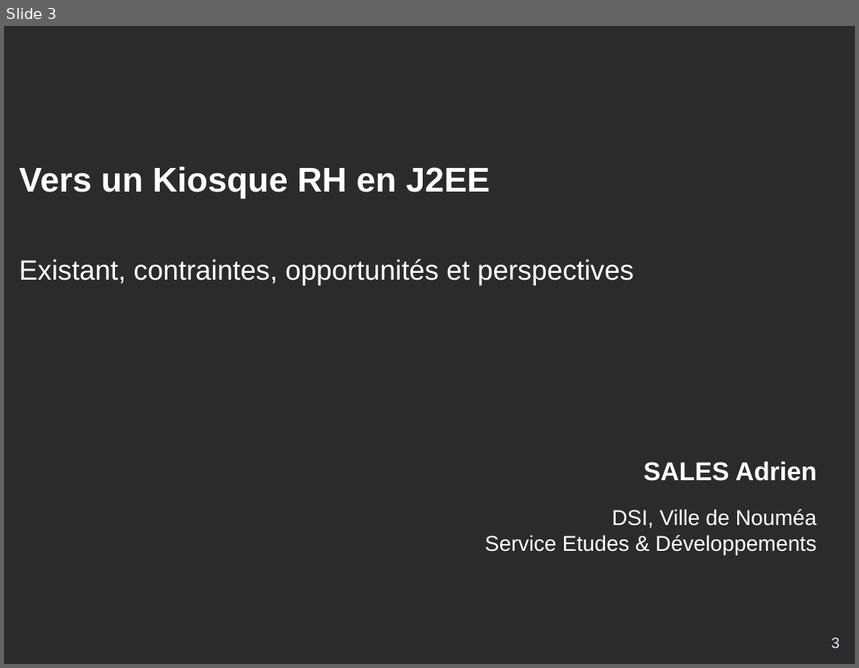
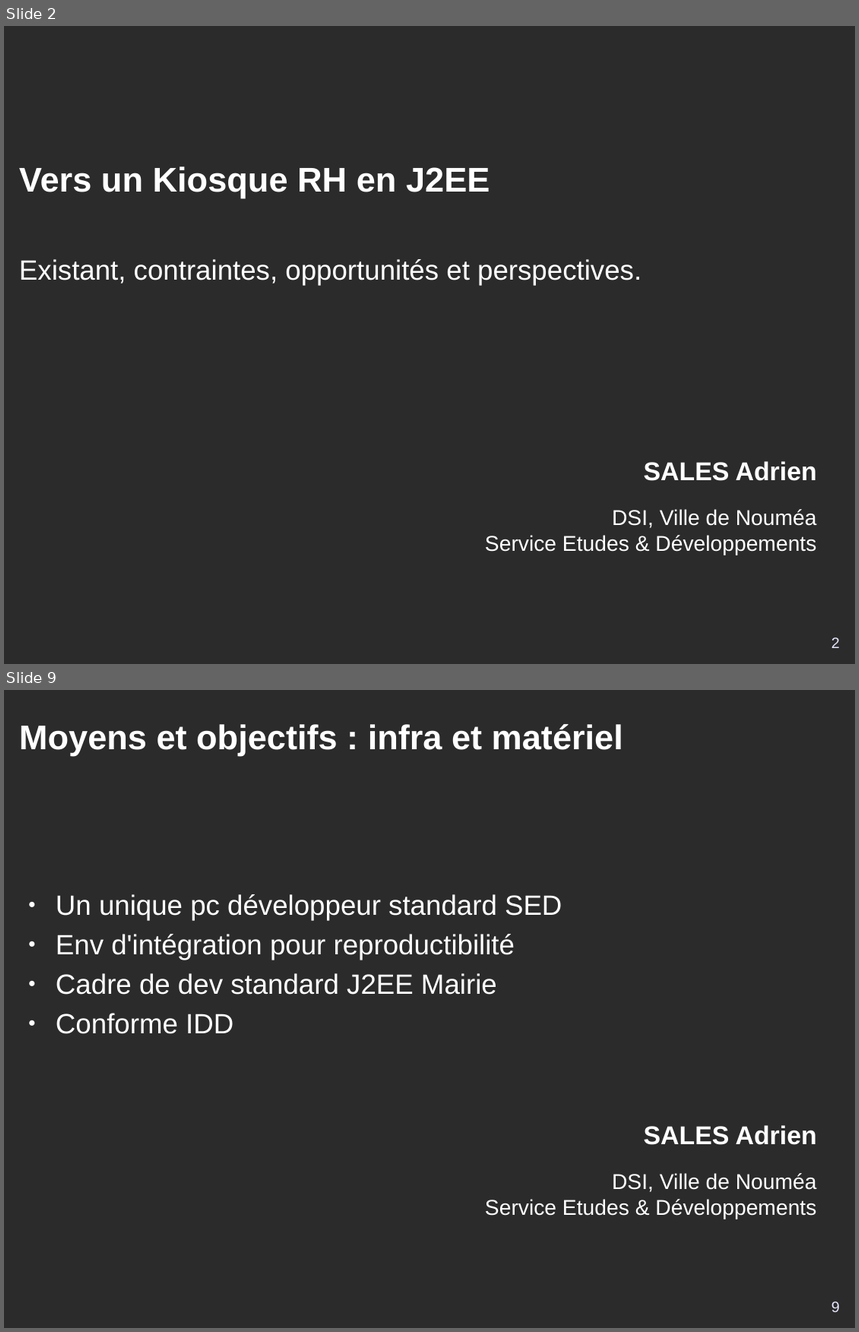
Before and after one commit to DSI-Ville-Noumea/sirh-kiosque-j2ee-old, a slide deck: src/site/resources/Kiosque_RH_J2EE_11021.odp. Shown one above the other, each under a label of ours: slide 3 before the commit, slides 2 and 9 after it; the slides between them are not shown. The pictures are 859x668 and 859x1332 pixels, drawn with LibreOffice and Linux fonts; fonts in the diff are those of the drawing; background and template pictures are left out; a plain dark background stands for a picture behind light text. Boxes give left, top, right and bottom in pixels: in the first picture for what was removed or moved away, otherwise in the second. Text is boxed around its words. In the diff, an @@ line names an element or a change of style, - is before the commit and + after.

```diff
--- a/src/site/resources/Kiosque_RH_J2EE_11021.odp
+++ b/src/site/resources/Kiosque_RH_J2EE_11021.odp
@@ slide 9 added at bbox=[4, 690, 855, 1328], background picture (left out); not listed: 1 template element that a slide beside it also shows @@
@@ title added at bbox=[19, 724, 623, 755], 32 pt, text #FFFFFF, bold @@
+Moyens et objectifs : infra et matériel
@@ text added at bbox=[56, 894, 562, 1034], 26 pt, text #FFFFFF @@
+● Un unique pc développeur standard SED
+● Env d'intégration pour reproductibilité
+● Cadre de dev standard J2EE Mairie
+● Conforme IDD
@@ page number added at bbox=[832, 1302, 840, 1312], 14 pt, text #E6E6FF @@
+9
@@ what was slide 3 is now slide 2 @@
@@ slide 2 changed as well @@
@@ subtitle at bbox=[19, 259, 642, 285]: text changed @@
-Existant, contraintes, opportunités et perspectives
+Existant, contraintes, opportunités et perspectives.
@@ page number at bbox=[832, 638, 840, 648]: text changed @@
-3
+2
```
Also in this commit, not shown: 13 other slides added, 3 slides removed.
